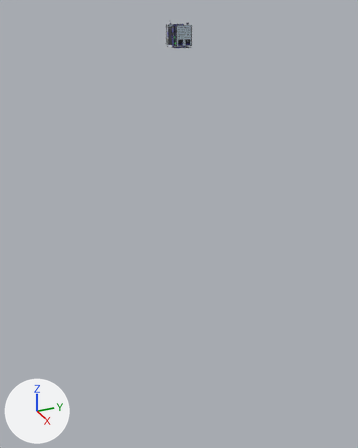
Two versions of the glTF model computers/src/main/resources/assets/jsc/jsmodels/chain/lithography_legacy.glb, one commit apart.
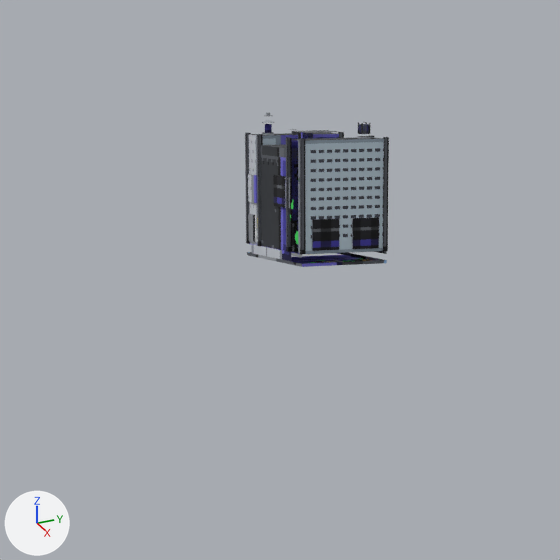
Old and new are each drawn whole from a 50 mm camera at (57.1, -26.6, 4.5) aimed at (-3.4, 0.6, -25.8) and again close up on the part from 34% to 62% of the width and 0% to 23% of the height. Every picture has the same lights, and +X, +Y and +Z are marked at lower left. The last two pictures show the newer version. Where no turn or scale is listed for an object, it has been applied to the vertices. Vertices at exactly the same position are counted once.

Objects in the first close-up: 'body', 'body_glow'.
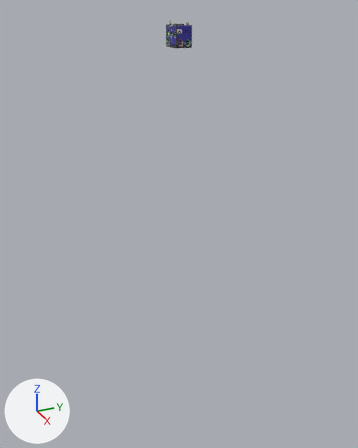
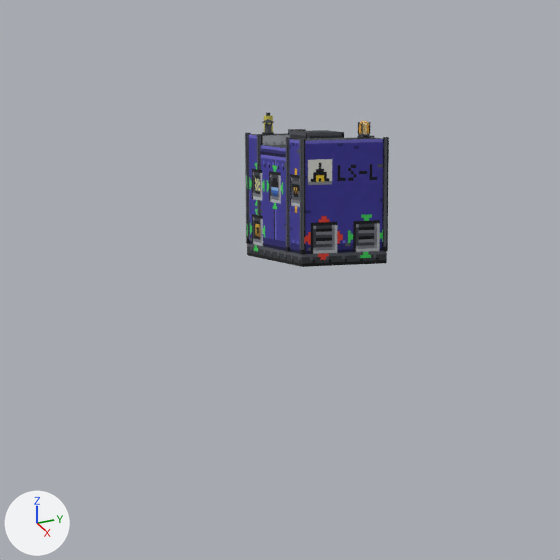
Patch to the scene script:
```diff
--- a/computers/src/main/resources/assets/jsc/jsmodels/chain/lithography_legacy.glb.py
+++ b/computers/src/main/resources/assets/jsc/jsmodels/chain/lithography_legacy.glb.py
@@ me_body @@
 # used by ob_body; location = (-2.5, 0.5, -65.0)
-me_body.from_pydata(...)  # 1984 vertices, 1932 faces; spans x -0.02..3.02, y -2.02..0.02, z 64.0..66.94
+me_body.from_pydata(...)  # 1944 vertices, 1872 faces; spans x -0.02..3.02, y -2.02..0.02, z 64.0..66.94
+# me_body part 1: a new loose piece, a box spanning x 0.641..0.734, y -2.016..-1.922, z 64.875..65.188, in mat_lithography_legacy
+# me_body part 2: 6 loose pieces with 48 vertices, spanning x 0.09..3.0, y -2.0..-0.19, z 64.31..65.75, are deleted
+# me_body part 3: 4 vertices removed from x 0.64..0.73, y -2.02..-1.92, z 64.25
+# me_body part 4: 4 vertices added at x 0.64..0.73, y -2.02..-1.92, z 65.81
+# me_body part 5: 1798 kept faces spanning x -0.02..3.02, y -2.02..0.02, z 64.0..66.94 get new texture (UV) coordinates
 me_body.materials.append(mat_lithography_legacy)
@@ me_body_glow @@
 # used by ob_body_glow; location = (-2.5, 0.5, -65.0)
-me_body_glow.from_pydata(...)  # 256 vertices, 192 faces; spans x 2.5..2.719, y -0.484..-0.266, z 66.588..66.838
+me_body_glow.from_pydata(...)  # 286 vertices, 208 faces; spans x -0.016..3.017, y -2.017..0.0, z 64.0..66.838
+# me_body_glow part 6: 30 vertices added at x -0.016..3.017, y -2.017..0.0, z 64.0..66.531
 me_body_glow.materials.append(mat_lithography_legacy)
```

Where the change shows, as pixel boxes [x1, y1, x2, y2] in the close-ups (560 x 560 px):
'body_glow', reshaped
    before: [360, 124, 368, 134]
    after: [247, 121, 383, 260]
part 1 of me_body, added
    after: [257, 200, 261, 216]
part 2 of me_body, deleted
    before: [248, 174, 379, 251]
part 3 of me_body, deleted
    before: [257, 134, 263, 246]
part 4 of me_body, added
    after: [257, 134, 263, 170]
part 5 of me_body, surface changed (grey to blue)
    both: [245, 113, 387, 267]
part 6 of me_body_glow, added
    after: [247, 163, 383, 260]
